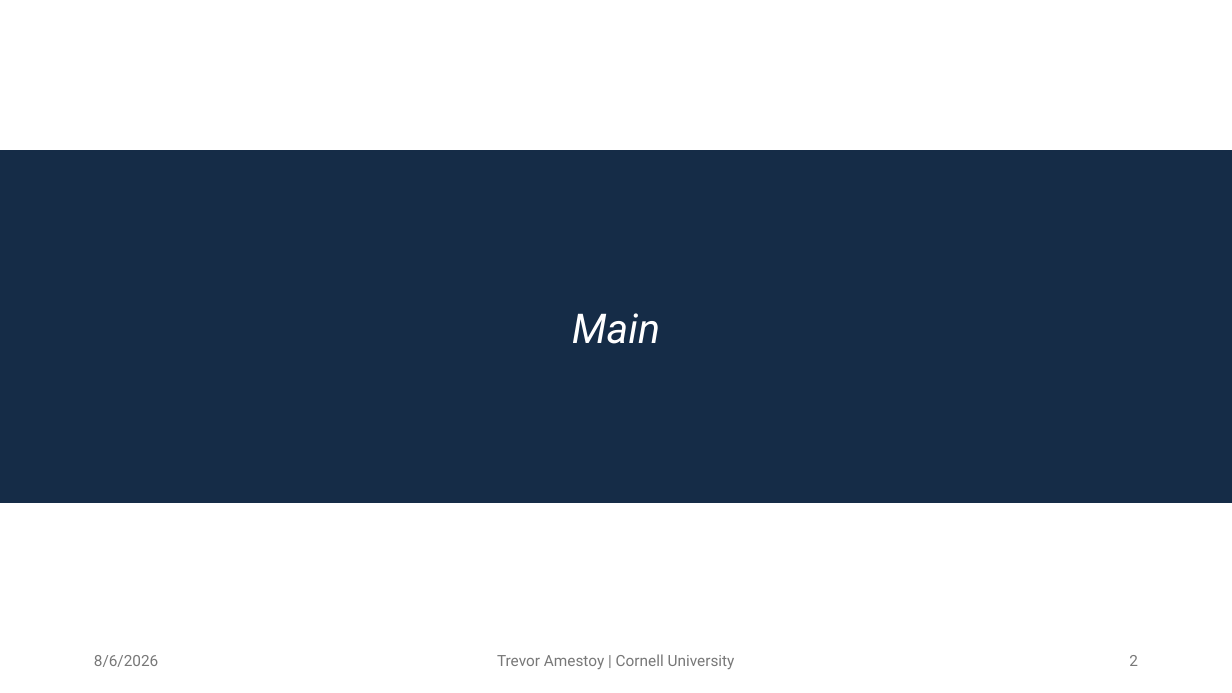
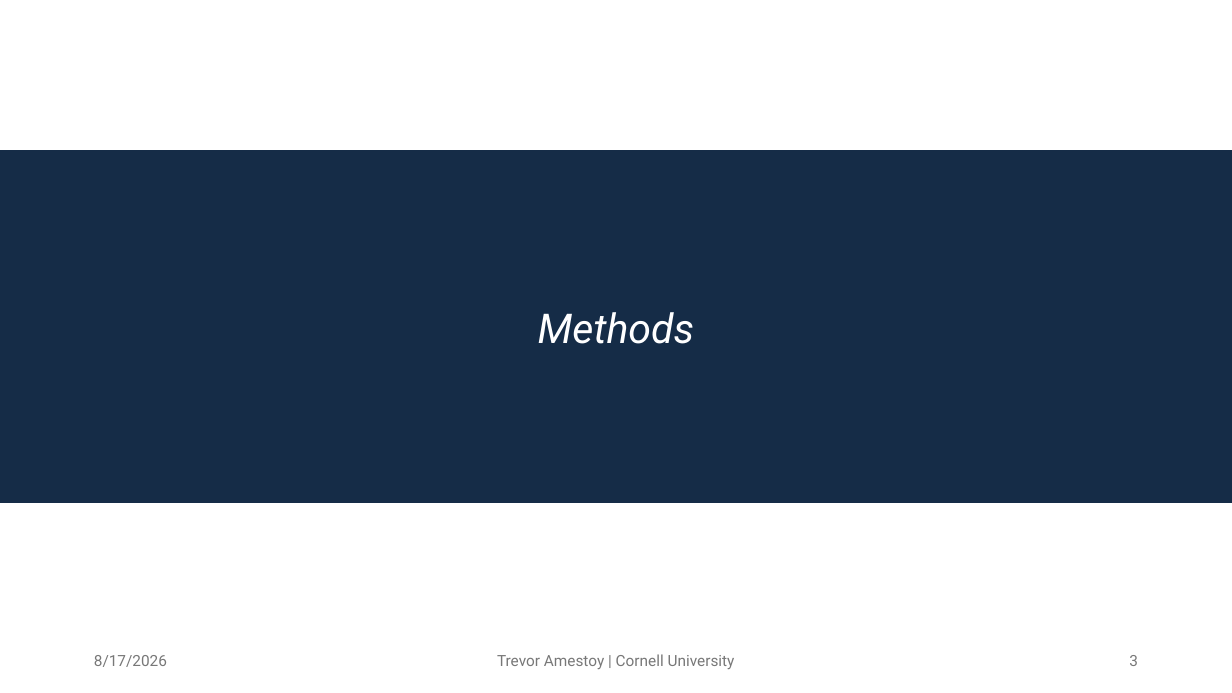
Before and after one commit to TrevorJA/NYCOptimization, a slide deck: slide 3 of docs/NYCOptimization_figure_sequence.pptx (slide 2 before the commit). Drawn at 1232x693 pixels with LibreOffice and Linux fonts; fonts in the diff are those of the drawing. Boxes give left, top, right and bottom in pixels: in the first picture for what was removed or moved away, otherwise in the second. Text is boxed around its words. In the diff, an @@ line names an element or a change of style, - is before the commit and + after.

```diff
--- a/docs/NYCOptimization_figure_sequence.pptx
+++ b/docs/NYCOptimization_figure_sequence.pptx
@@ text in rectangle at bbox=[538, 312, 695, 344]: text changed @@
-Main
+Methods
@@ text at bbox=[94, 655, 167, 667]: text changed @@
-8/6/2026
+8/17/2026
@@ page number at bbox=[1129, 655, 1138, 666]: text changed @@
-2
+3
```
Also in this commit, not shown: 6 other slides changed, 1 slide added, 38 other files.
